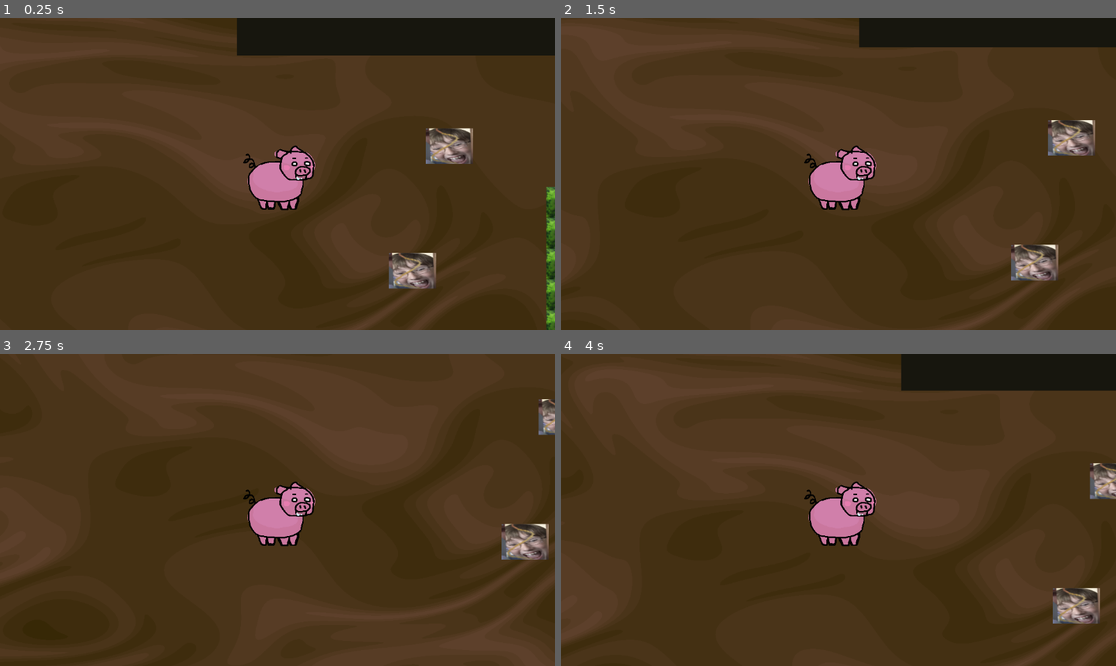
Above: before the commit, frames 1-4 (two rows, left to right).
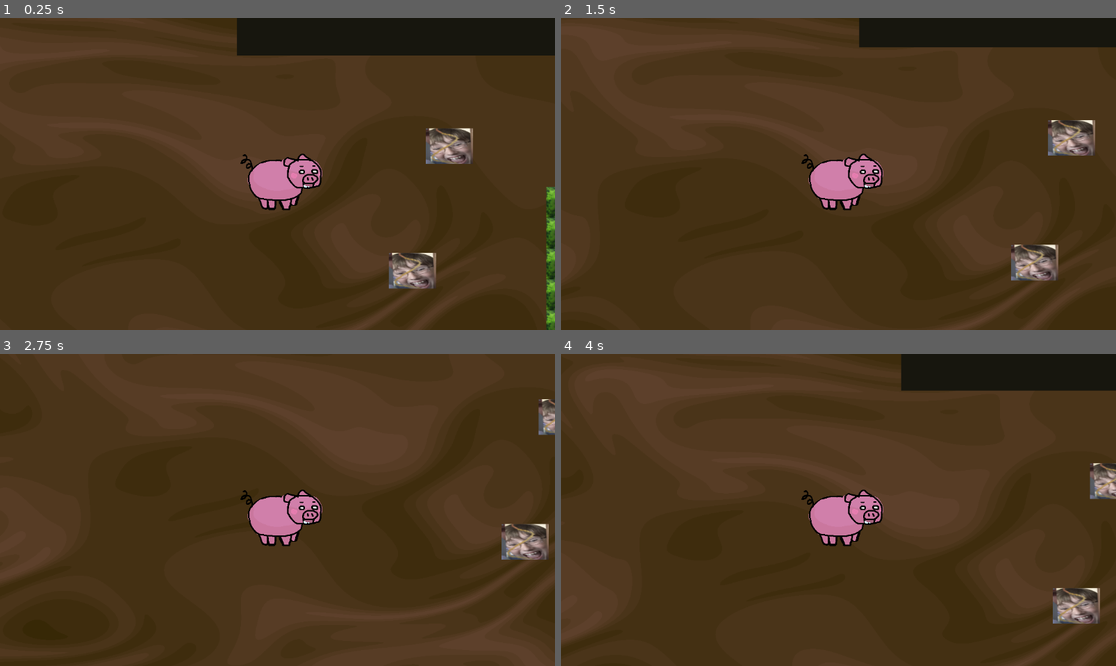
Above: after the commit, the same moments.

Repository: arrowira/shopJam
Game: Godot game, scene res://scenes/main.tscn
Two runs of this game, one before a commit and one after it. Both use one fixed random seed, a clock stepped at 60 frames per second and the inputs below.
Inputs:
- Up to frame 1 (0.25 s): no input
- Up to frame 2 (1.5 s): tap Enter at 0.5 s; hold A (right) 0.53-1.28 s; hold E (eat) 0.53-1.28 s; hold S (down) from 1.28 s (still down); tap E (eat) at 1.35 s
- Up to frame 3 (2.75 s): release S (down) at 2.03 s; hold A (right) from 2.03 s (still down); hold E (eat) from 2.03 s (still down)
- Up to frame 4 (4 s): release A (right) at 2.78 s; release E (eat) at 2.78 s; hold W (up) 2.78-3.53 s; tap E (eat) at 2.85 s; hold D (left) from 3.53 s (still down); hold E (eat) from 3.53 s (still down)

The runs differ from the first frame. In frame 1, 0.9% of the frame differs, in the area x 43-59%, y 40-62%; in frame 2, 0.9%; in frame 3, 0.9%; in frame 4, 0.9%.

Commit message:
FInished Pig Walk Cycle

Diff:
--- a/new-game-project/scenes/player.tscn
+++ b/new-game-project/scenes/player.tscn
@@ -9,81 +9,6 @@
 [ext_resource type="Texture2D" uid="uid://3swojbxnkt1t" path="res://sprites/pig/fat_pig_leg_R1.png" id="7_jej6c"]
 [ext_resource type="Texture2D" uid="uid://djwrg5pvi8anp" path="res://sprites/pig/fat_pig_body.png" id="8_f1ej7"]
 [ext_resource type="Texture2D" uid="uid://c2mepje8j2isr" path="res://sprites/pig/fat_pig_head.png" id="9_oprun"]
-
-[sub_resource type="Animation" id="Animation_qfm1y"]
-loop_mode = 1
-tracks/0/type = "value"
-tracks/0/imported = false
-tracks/0/enabled = true
-tracks/0/path = NodePath("Sprite2D:position")
-tracks/0/interp = 1
-tracks/0/loop_wrap = true
-tracks/0/keys = {
-"times": PackedFloat32Array(0, 0.16, 0.28, 0.49, 0.65),
-"transitions": PackedFloat32Array(1, 1, 1, 1, 1),
-"update": 0,
-"values": [Vector2(35.84375, -22.374996), Vector2(51, -9.000001), Vector2(43, -1.000001), Vector2(33, -10), Vector2(46, -1.000001)]
-}
-tracks/1/type = "value"
-tracks/1/imported = false
-tracks/1/enabled = true
-tracks/1/path = NodePath("Sprite2D2:position")
-tracks/1/interp = 1
-tracks/1/loop_wrap = true
-tracks/1/keys = {
-"times": PackedFloat32Array(0, 0.26666668, 0.5, 0.76666665),
-"transitions": PackedFloat32Array(1, 1, 1, 1),
-"update": 0,
-"values": [Vector2(-4.0000153, 16.000015), Vector2(-4, 9.000001), Vector2(-3.0000005, 19), Vector2(-4, 12)]
-}
-tracks/2/type = "value"
-tracks/2/imported = false
-tracks/2/enabled = true
-tracks/2/path = NodePath("Sprite2D3:position")
-tracks/2/interp = 1
-tracks/2/loop_wrap = true
-tracks/2/keys = {
-"times": PackedFloat32Array(0),
-"transitions": PackedFloat32Array(1),
-"update": 0,
-"values": [Vector2(13, 62)]
-}
-tracks/3/type = "value"
-tracks/3/imported = false
-tracks/3/enabled = true
-tracks/3/path = NodePath("Sprite2D4:position")
-tracks/3/interp = 1
-tracks/3/loop_wrap = true
-tracks/3/keys = {
-"times": PackedFloat32Array(0),
-"transitions": PackedFloat32Array(1),
-"update": 0,
-"values": [Vector2(-31.999996, 63)]
-}
-tracks/4/type = "value"
-tracks/4/imported = false
-tracks/4/enabled = true
-tracks/4/path = NodePath("Sprite2D5:position")
-tracks/4/interp = 1
-tracks/4/loop_wrap = true
-tracks/4/keys = {
-"times": PackedFloat32Array(0),
-"transitions": PackedFloat32Array(1),
-"update": 0,
-"values": [Vector2(33, 60)]
-}
-tracks/5/type = "value"
-tracks/5/imported = false
-tracks/5/enabled = true
-tracks/5/path = NodePath("Sprite2D6:position")
-tracks/5/interp = 1
-tracks/5/loop_wrap = true
-tracks/5/keys = {
-"times": PackedFloat32Array(0),
-"transitions": PackedFloat32Array(1),
-"update": 0,
-"values": [Vector2(-14, 62)]
-}
 
 [sub_resource type="Animation" id="Animation_a8ls1"]
 resource_name = "pig walk"
@@ -161,9 +86,97 @@
 "values": [Vector2(-23, 60)]
 }
 
+[sub_resource type="Animation" id="Animation_qfm1y"]
+resource_name = "Pig walk"
+loop_mode = 1
+tracks/0/type = "value"
+tracks/0/imported = false
+tracks/0/enabled = true
+tracks/0/path = NodePath("Sprite2D:position")
+tracks/0/interp = 1
+tracks/0/loop_wrap = true
+tracks/0/keys = {
+"times": PackedFloat32Array(0.1, 0.35, 0.6333333, 0.93333334),
+"transitions": PackedFloat32Array(1, 1, 1, 1),
+"update": 0,
+"values": [Vector2(47, -10), Vector2(53.999996, -3.0000005), Vector2(44, -14), Vector2(54, -3.0000005)]
+}
+tracks/1/type = "value"
+tracks/1/imported = false
+tracks/1/enabled = true
+tracks/1/path = NodePath("Sprite2D2:position")
+tracks/1/interp = 1
+tracks/1/loop_wrap = true
+tracks/1/keys = {
+"times": PackedFloat32Array(0.1, 0.34, 0.63, 0.92),
+"transitions": PackedFloat32Array(1, 1, 1, 1),
+"update": 0,
+"values": [Vector2(-4.0000153, 16.000015), Vector2(-5, 11), Vector2(-1.0000002, 18), Vector2(-3, 11)]
+}
+tracks/2/type = "value"
+tracks/2/imported = false
+tracks/2/enabled = true
+tracks/2/path = NodePath("Sprite2D3:position")
+tracks/2/interp = 1
+tracks/2/loop_wrap = true
+tracks/2/keys = {
+"times": PackedFloat32Array(0.1, 0.22, 0.36, 0.63, 0.8, 0.93),
+"transitions": PackedFloat32Array(1, 1, 1, 1, 1, 1),
+"update": 0,
+"values": [Vector2(13, 62), Vector2(17, 57), Vector2(20, 63), Vector2(14, 63), Vector2(17, 56), Vector2(19, 62.000004)]
+}
+tracks/3/type = "value"
+tracks/3/imported = false
+tracks/3/enabled = true
+tracks/3/path = NodePath("Sprite2D4:position")
+tracks/3/interp = 1
+tracks/3/loop_wrap = true
+tracks/3/keys = {
+"times": PackedFloat32Array(0.24, 0.5, 0.66, 0.79, 0.97),
+"transitions": PackedFloat32Array(1, 1, 1, 1, 1),
+"update": 0,
+"values": [Vector2(-24, 63.000004), Vector2(-32, 62), Vector2(-28, 58.000004), Vector2(-25.000002, 63.000004), Vector2(-30, 62.000004)]
+}
+tracks/4/type = "value"
+tracks/4/imported = false
+tracks/4/enabled = true
+tracks/4/path = NodePath("Sprite2D5:position")
+tracks/4/interp = 1
+tracks/4/loop_wrap = true
+tracks/4/keys = {
+"times": PackedFloat32Array(0.11, 0.38, 0.49, 0.64, 0.89, 0.99),
+"transitions": PackedFloat32Array(1, 1, 1, 1, 1, 1),
+"update": 0,
+"values": [Vector2(37, 58), Vector2(23, 55), Vector2(33, 51), Vector2(38, 59), Vector2(27, 56), Vector2(33, 51.000004)]
+}
+tracks/5/type = "value"
+tracks/5/imported = false
+tracks/5/enabled = true
+tracks/5/path = NodePath("Sprite2D6:position")
+tracks/5/interp = 1
+tracks/5/loop_wrap = true
+tracks/5/keys = {
+"times": PackedFloat32Array(0.1, 0.25, 0.37, 0.65, 0.79, 0.96),
+"transitions": PackedFloat32Array(1, 1, 1, 1, 1, 1),
+"update": 0,
+"values": [Vector2(-14, 62), Vector2(-11, 55), Vector2(-5, 59), Vector2(-22, 62), Vector2(-13, 57), Vector2(-12, 63)]
+}
+tracks/6/type = "value"
+tracks/6/imported = false
+tracks/6/enabled = true
+tracks/6/path = NodePath("Sprite2D7:position")
+tracks/6/interp = 1
+tracks/6/loop_wrap = true
+tracks/6/keys = {
+"times": PackedFloat32Array(0.18, 0.42, 0.71, 1),
+"transitions": PackedFloat32Array(1, 1, 1, 1),
+"update": 0,
+"values": [Vector2(-68, -13.000003), Vector2(-64, -22), Vector2(-67.00001, -11.000002), Vector2(-64.00001, -22)]
+}
+
 [sub_resource type="AnimationLibrary" id="AnimationLibrary_fulsm"]
 _data = {
-&"RESET": SubResource("Animation_qfm1y"),
+&"Pig walk": SubResource("Animation_qfm1y"),
 &"pig walk": SubResource("Animation_a8ls1")
 }
 
@@ -190,37 +203,37 @@
 [node name="pigparts" type="Node2D" parent="."]
 
 [node name="Sprite2D7" type="Sprite2D" parent="pigparts"]
-position = Vector2(-58, -23)
+position = Vector2(-64.00001, -22)
 scale = Vector2(0.05985929, 0.0791139)
 texture = ExtResource("3_ur7pv")
 
 [node name="Sprite2D6" type="Sprite2D" parent="pigparts"]
-position = Vector2(-14, 62)
+position = Vector2(-12.571429, 62.714287)
 scale = Vector2(0.091814145, 0.1142857)
 texture = ExtResource("4_y4r1p")
 
 [node name="Sprite2D5" type="Sprite2D" parent="pigparts"]
-position = Vector2(33, 60)
+position = Vector2(33.333332, 51.583336)
 scale = Vector2(0.1212871, 0.09235668)
 texture = ExtResource("5_d2wvv")
 
 [node name="Sprite2D4" type="Sprite2D" parent="pigparts"]
-position = Vector2(-31.999996, 63)
+position = Vector2(-29.333334, 62.111115)
 scale = Vector2(0.07464031, 0.082733795)
 texture = ExtResource("6_3v2ag")
 
 [node name="Sprite2D3" type="Sprite2D" parent="pigparts"]
-position = Vector2(13, 62)
+position = Vector2(16.529411, 62.000004)
 scale = Vector2(0.0979021, 0.083072096)
 texture = ExtResource("7_jej6c")
 
 [node name="Sprite2D2" type="Sprite2D" parent="pigparts"]
-position = Vector2(-4.0000153, 16.000015)
+position = Vector2(-3.4444513, 13.222229)
 scale = Vector2(0.067318775, 0.0720268)
 texture = ExtResource("8_f1ej7")
 
 [node name="Sprite2D" type="Sprite2D" parent="pigparts"]
-position = Vector2(35.84375, -22.374996)
+position = Vector2(51.2, -5.8)
 scale = Vector2(0.08006886, 0.07029751)
 texture = ExtResource("9_oprun")
 
